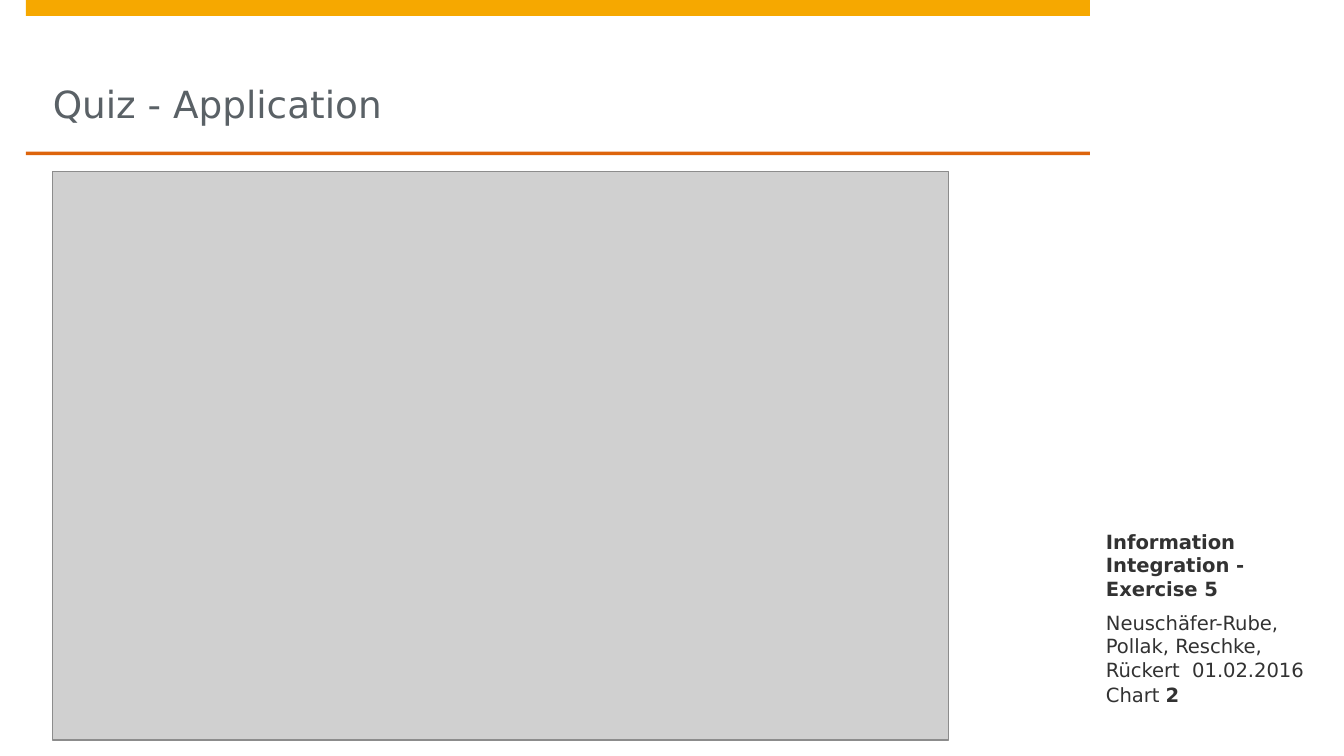
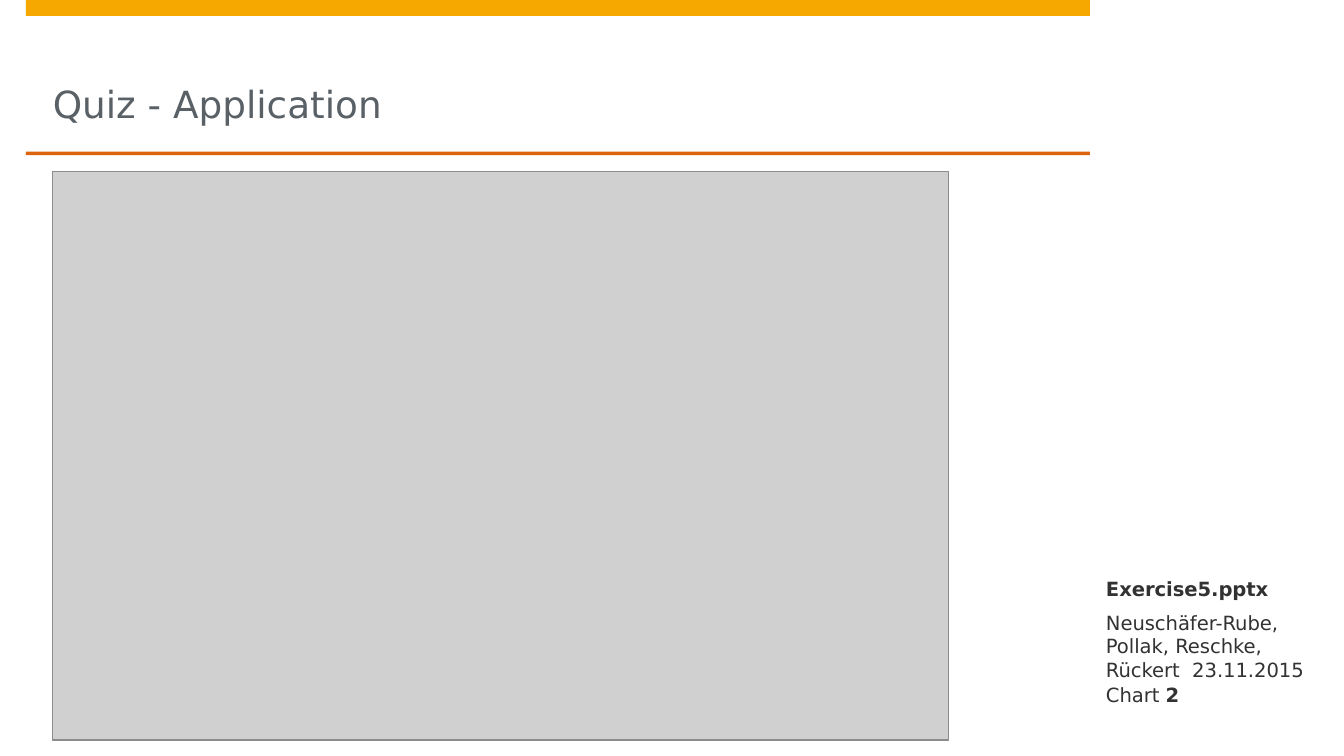
Before and after one commit to j4yk/InformationIntegration2015, a slide deck: slide 2 of Task 5 Impressive Results/Exercise5.pptx. Drawn at 1344x756 pixels with LibreOffice and Linux fonts; fonts in the diff are those of the drawing; grey boxes stand for pictures; background and template pictures are left out. Boxes give left, top, right and bottom in pixels: in the first picture for what was removed or moved away, otherwise in the second. Text is boxed around its words. In the diff, an @@ line names an element or a change of style, - is before the commit and + after.

```diff
--- a/Task 5 Impressive Results/Exercise5.pptx
+++ b/Task 5 Impressive Results/Exercise5.pptx
@@ text at box(1106, 581, 1268, 600): text changed @@
-Information Integration - Exercise 5
+Exercise5.pptx
@@ text at box(1106, 615, 1304, 678): text changed @@
-Neuschäfer-Rube, Pollak, Reschke, Rückert 01.02.2016
+Neuschäfer-Rube, Pollak, Reschke, Rückert 23.11.2015
```
Also in this commit, not shown: 2 other slides changed.
